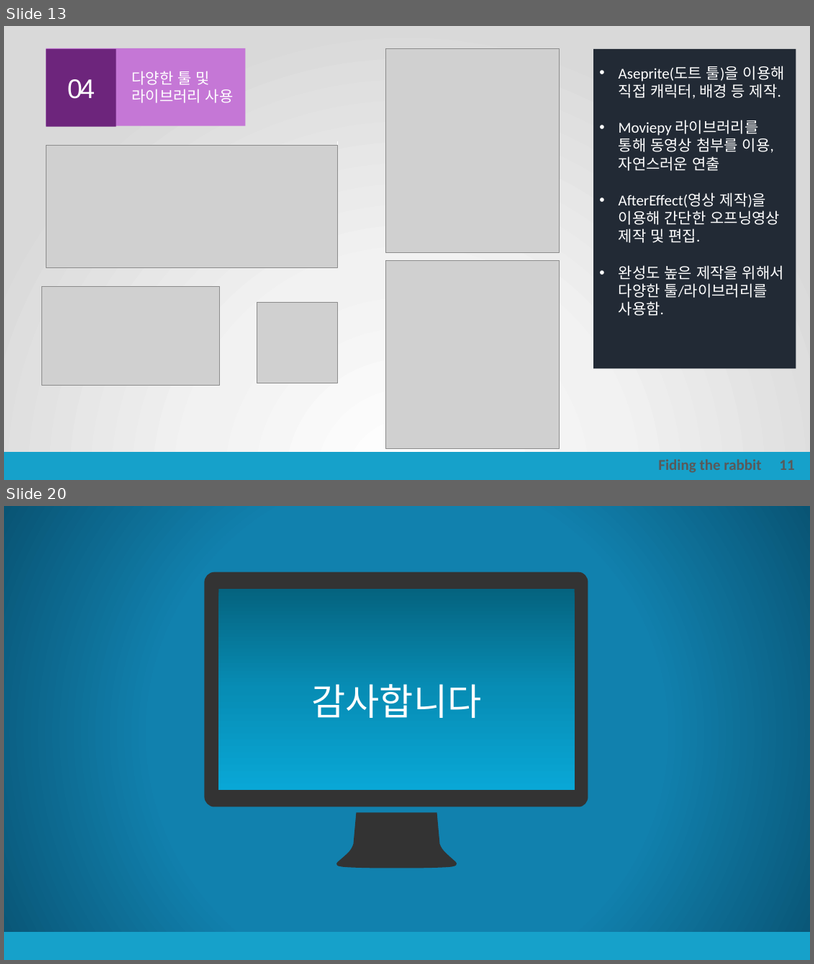
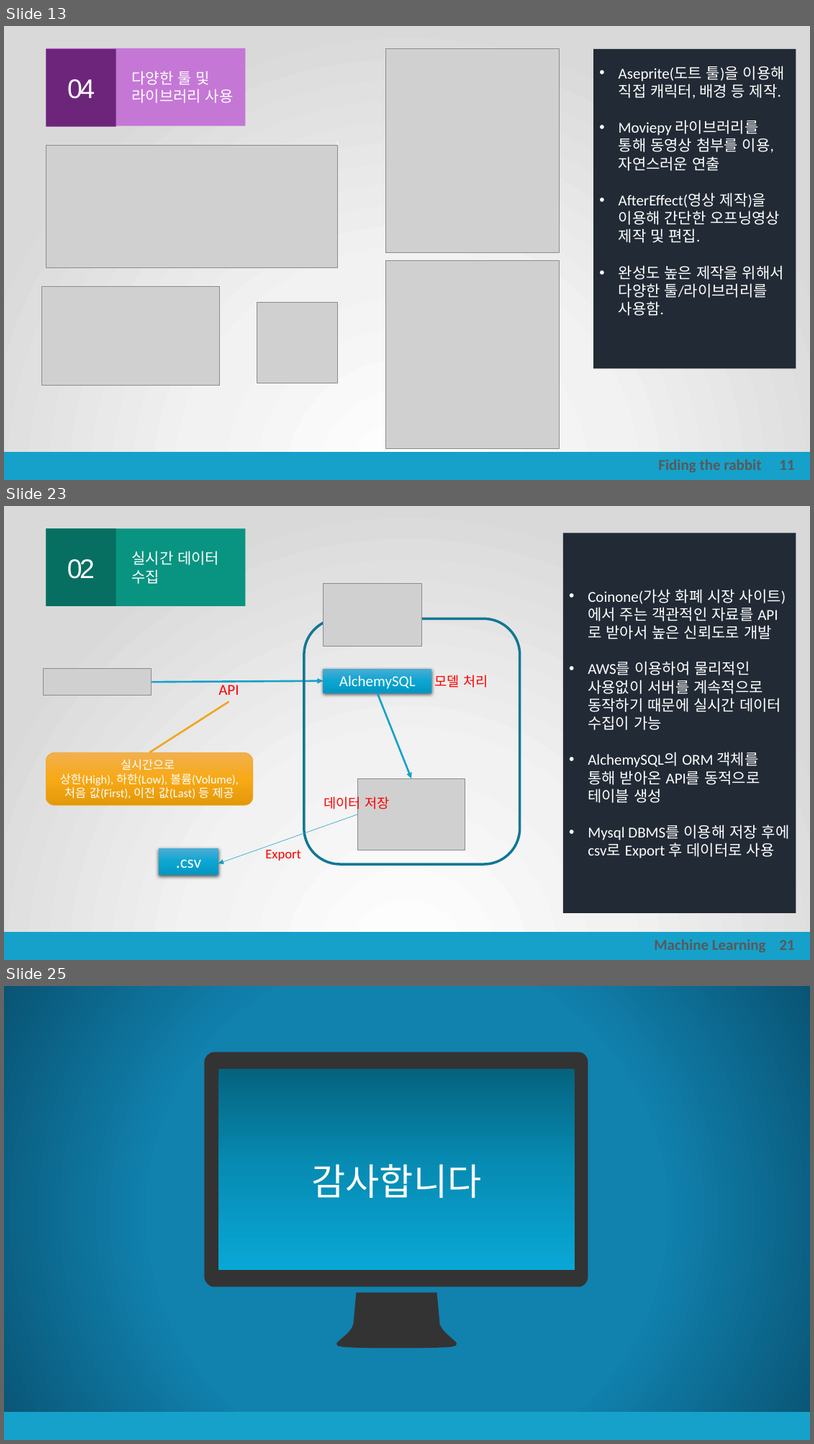
Before and after one commit to korca0220/old_project_store, a slide deck: portfolio/포트폴리오.pptx. Shown one above the other, each under a label of ours: slides 13 and 20 before the commit, slides 13, 23 and 25 after it; the slides between them are not shown. The pictures are 814x964 and 814x1444 pixels, drawn with LibreOffice and Linux fonts; fonts in the diff are those of the drawing; grey boxes stand for pictures. Boxes give left, top, right and bottom in pixels: in the first picture for what was removed or moved away, otherwise in the second. Text is boxed around its words. In the diff, an @@ line names an element or a change of style, - is before the commit and + after.

```diff
--- a/portfolio/포트폴리오.pptx
+++ b/portfolio/포트폴리오.pptx
@@ slide 23 added at [4, 506, 810, 960], background gradient #FFFFFF to #F2F2F2 to #D9D9D9; not listed: 1 template element that a slide beside it also shows @@
@@ rectangle added at [46, 528, 245, 606], fill #099481, 18 pt, text #FFFFFF @@
+실시간 데이터 수집
@@ rectangle added at [46, 528, 116, 606], fill #076F61, 32 pt, text #FFFFFF @@
+02
@@ rectangle added at [563, 533, 797, 913], fill #222A35, 18 pt, text #FFFFFF @@
+• Coinone(가상 화폐 시장 사이트)에서 주는 객관적인 자료를 API로 받아서 높은 신뢰도로 개발
+• AWS를 이용하여 물리적인 사용없이 서버를 계속적으로 동작하기 때문에 실시간 데이터 수집이 가능
+• AlchemySQL의 ORM 객체를 통해 받아온 API를 동적으로 테이블 생성
+• Mysql DBMS를 이용해 저장 후에 csv로 Export 후 데이터로 사용
@@ picture added at [324, 584, 422, 646] @@
@@ rounded rectangle added at [304, 618, 520, 864], outline #107795 3 pt @@
@@ picture added at [43, 669, 151, 695] @@
@@ rectangle added at [324, 669, 432, 693], fill gradient #4CADD4 to #0DA6D3 to #0498C3, 18 pt, text #FFFFFF @@
+AlchemySQL
@@ text added at [435, 674, 488, 687], 16 pt, text #FF0000 @@
+모델 처리
@@ arrow added from (151, 682) to (324, 681), #16A1CA 2.25 pt @@
@@ text added at [219, 685, 239, 695], 18 pt, text #FF0000 @@
+API
@@ arrow added from (378, 693) to (412, 778), #16A1CA 2.25 pt @@
@@ line added from (229, 701) to (149, 752), #EEA720 2.25 pt @@
@@ rounded rectangle added at [46, 752, 252, 805], fill gradient #F2B150 to #F8AA16 to #E59A0B, outline #EEA720 0.5 pt, 14 pt, text #FFFFFF @@
+실시간으로
+상한(High), 하한(Low), 볼륨(Volume), 처음 값(First), 이전 값(Last) 등 제공
@@ picture added at [358, 778, 466, 850] @@
@@ text added at [324, 793, 389, 811], 16 pt, text #FF0000 @@
+데이터 저장
@@ arrow added from (358, 814) to (219, 864), #16A1CA 0.5 pt @@
@@ rectangle added at [159, 849, 219, 875], fill gradient #4CADD4 to #0DA6D3 to #0498C3, 20 pt, text #FFFFFF @@
+.csv
@@ text added at [265, 849, 301, 860], 16 pt, text #FF0000 @@
+Export
@@ text added at [654, 939, 766, 952], 18 pt, text #595959, bold @@
+Machine Learning
@@ text added at [779, 939, 795, 950], 18 pt, text #595959, bold @@
+21
@@ what was slide 20 is now slide 25 @@
```
Also in this commit, not shown: 8 slides changed, 4 other slides added, 19 other files.
